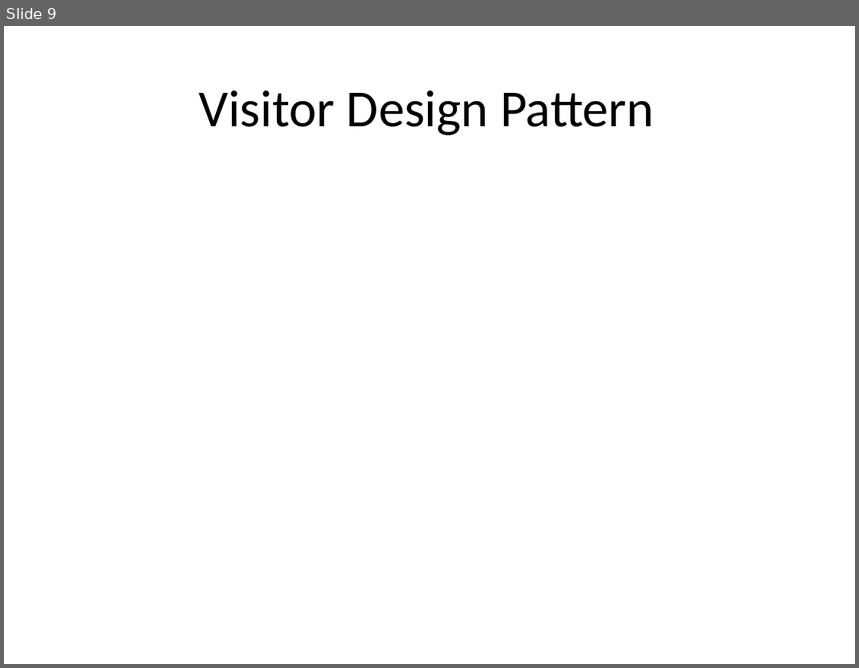
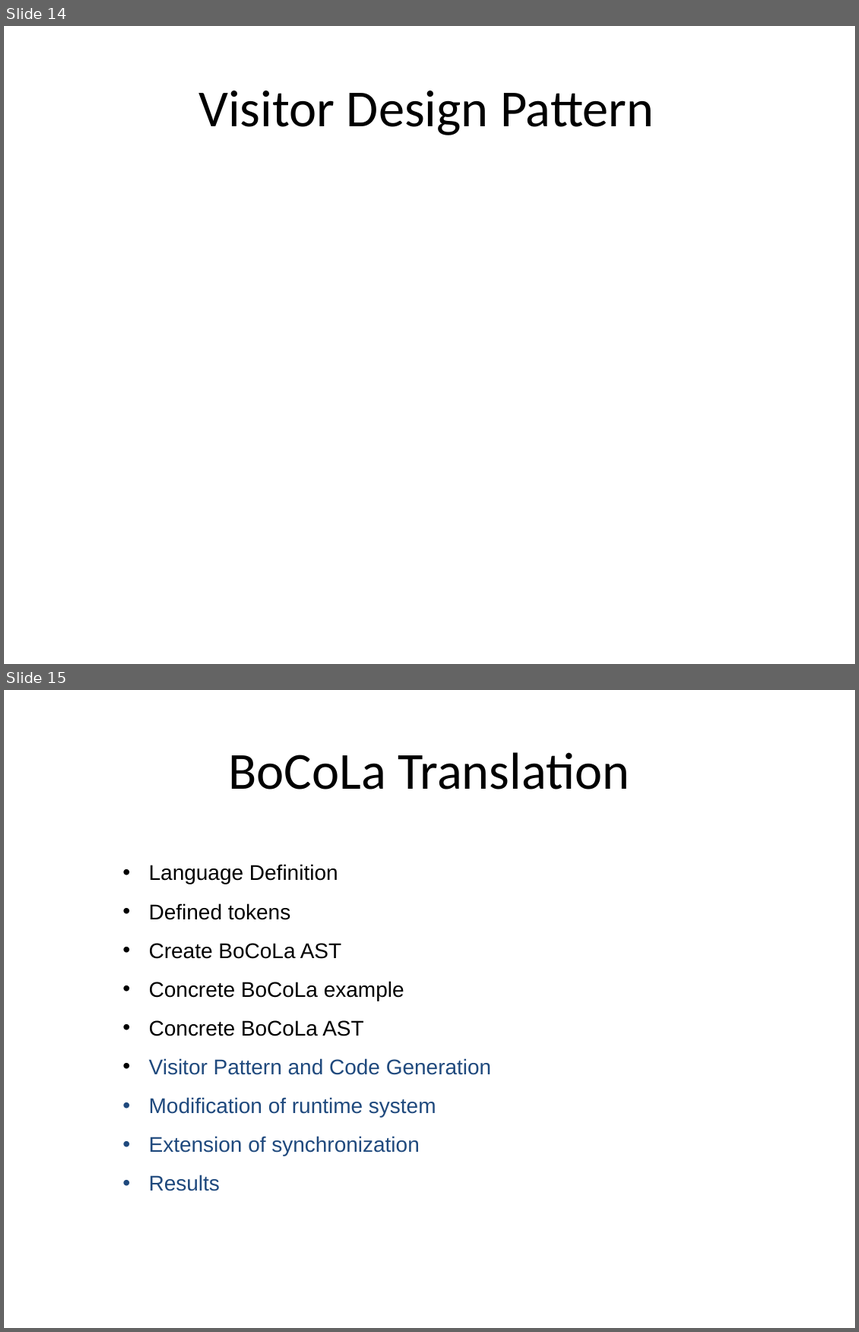
Before and after one commit to isurup/kalle-martin-group, a slide deck: SSE2/slides/1 Analysis.ppt. Shown one above the other, each under a label of ours: slide 9 before the commit, slides 14 and 15 after it. The pictures are 859x668 and 859x1332 pixels, drawn with LibreOffice and Linux fonts; fonts in the diff are those of the drawing. Boxes give left, top, right and bottom in pixels: in the first picture for what was removed or moved away, otherwise in the second. Text is boxed around its words. In the diff, an @@ line names an element or a change of style, - is before the commit and + after.

```diff
--- a/SSE2/slides/1 Analysis.ppt
+++ b/SSE2/slides/1 Analysis.ppt
@@ slide 15 added at [4,690,855,1328], background #FFFFFF @@
@@ title added at [229,752,629,790], 44 pt, text #000000 @@
+BoCoLa Translation
@@ text added at [149,864,491,1192], 18 pt, text #1F497D @@
+• Language Definition
+• Defined tokens
+• Create BoCoLa AST
+• Concrete BoCoLa example
+• Concrete BoCoLa AST
+• Visitor Pattern and Code Generation
+• Modification of runtime system
+• Extension of synchronization
+• Results
@@ what was slide 9 is now slide 14 @@
```
Also in this commit, not shown: 14 other slides added.
